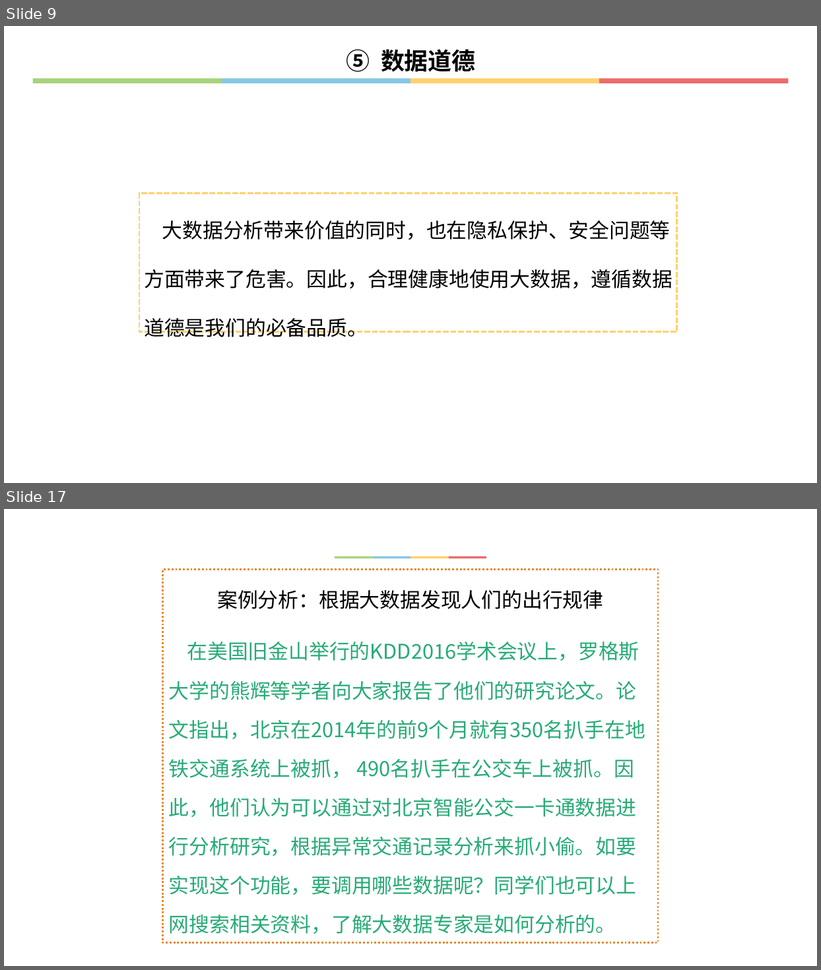
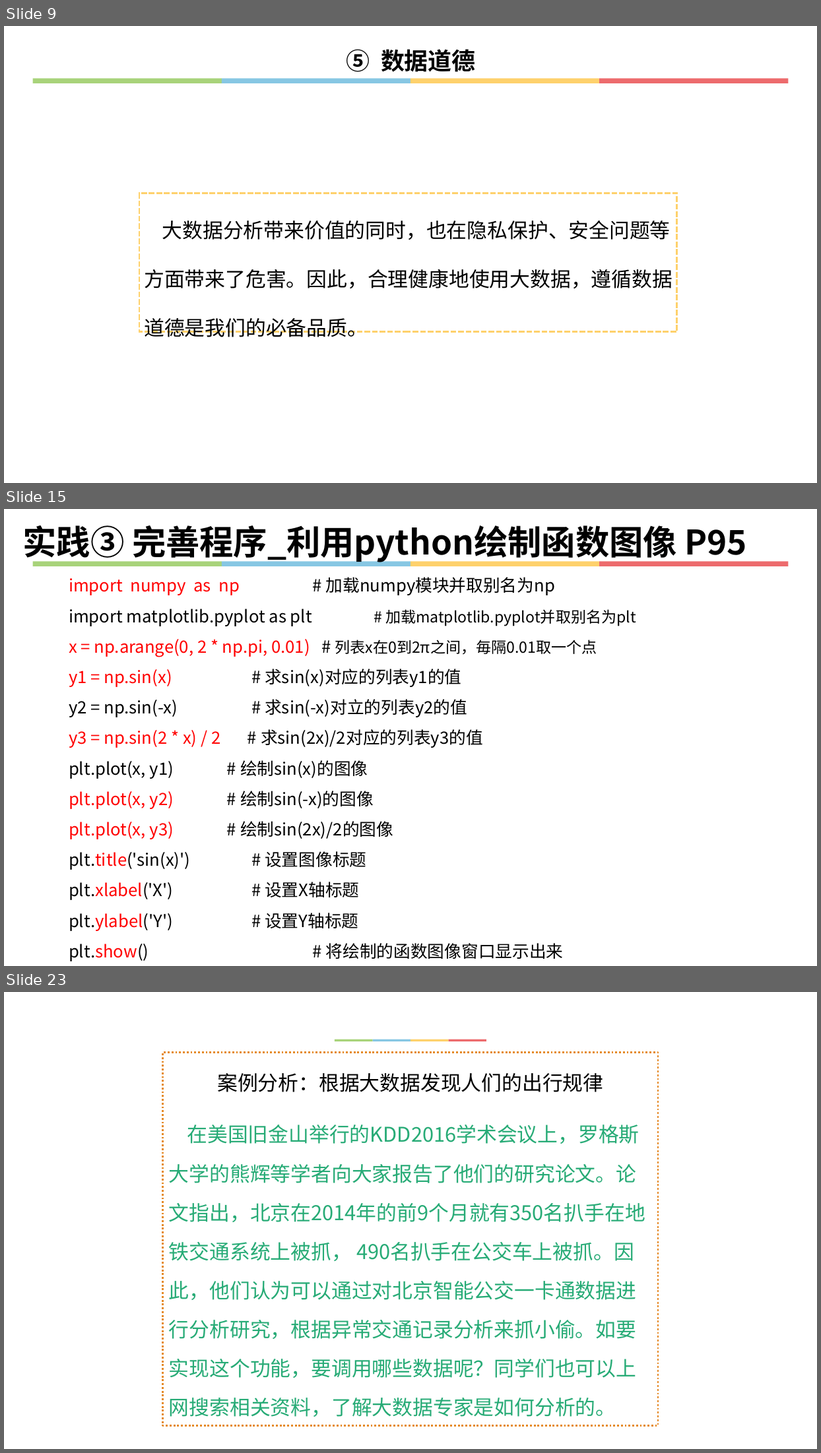
Before and after one commit to hongm32/2020design, a slide deck: 【第22课】走近数据分析②/【第22课】走近数据分析.pptx. Shown one above the other, each under a label of ours: slides 9 and 17 before the commit, slides 9, 15 and 23 after it; the slides between them are not shown. The pictures are 821x970 and 821x1453 pixels, drawn with LibreOffice and Linux fonts; fonts in the diff are those of the drawing. Boxes give left, top, right and bottom in pixels: in the first picture for what was removed or moved away, otherwise in the second. Text is boxed around its words. In the diff, an @@ line names an element or a change of style, - is before the commit and + after.

```diff
--- a/【第22课】走近数据分析②/【第22课】走近数据分析.pptx
+++ b/【第22课】走近数据分析②/【第22课】走近数据分析.pptx
@@ slide 15 added at (4,509,817,966), background #FFFFFF; not listed: 4 template elements that a slide beside it also shows @@
@@ text added at (23,525,748,563), 40 pt, text #000000, bold @@
+实践③ 完善程序_利用python绘制函数图像 P95
@@ text added at (69,577,636,962), 20 pt, text #000000 @@
+import numpy as np # 加载numpy模块并取别名为np
+import matplotlib.pyplot as plt # 加载matplotlib.pyplot并取别名为plt
+x = np.arange(0, 2 * np.pi, 0.01) # 列表x在0到2π之间，毎隔0.01取一个点
+y1 = np.sin(x) # 求sin(x)对应的列表y1的值
+y2 = np.sin(-x) # 求sin(-x)对立的列表y2的值
+y3 = np.sin(2 * x) / 2 # 求sin(2x)/2对应的列表y3的值
+plt.plot(x, y1) # 绘制sin(x)的图像
+plt.plot(x, y2) # 绘制sin(-x)的图像
+plt.plot(x, y3) # 绘制sin(2x)/2的图像
+plt.title('sin(x)') # 设置图像标题
+plt.xlabel('X') # 设置X轴标题
+plt.ylabel('Y') # 设置Y轴标题
+plt.show() # 将绘制的函数图像窗口显示出来
@@ what was slide 17 is now slide 23 @@
```
Also in this commit, not shown: 5 slides changed, 6 other slides added, 1 slide removed, 9 other files.
